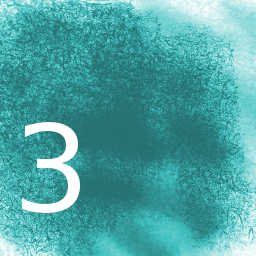
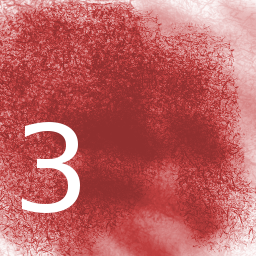
Layer changes from the first 256 × 256 image to the second:
added layer "selected" above "default" over [0, 0, 256, 256]
hid "default" over [0, 0, 256, 256]
